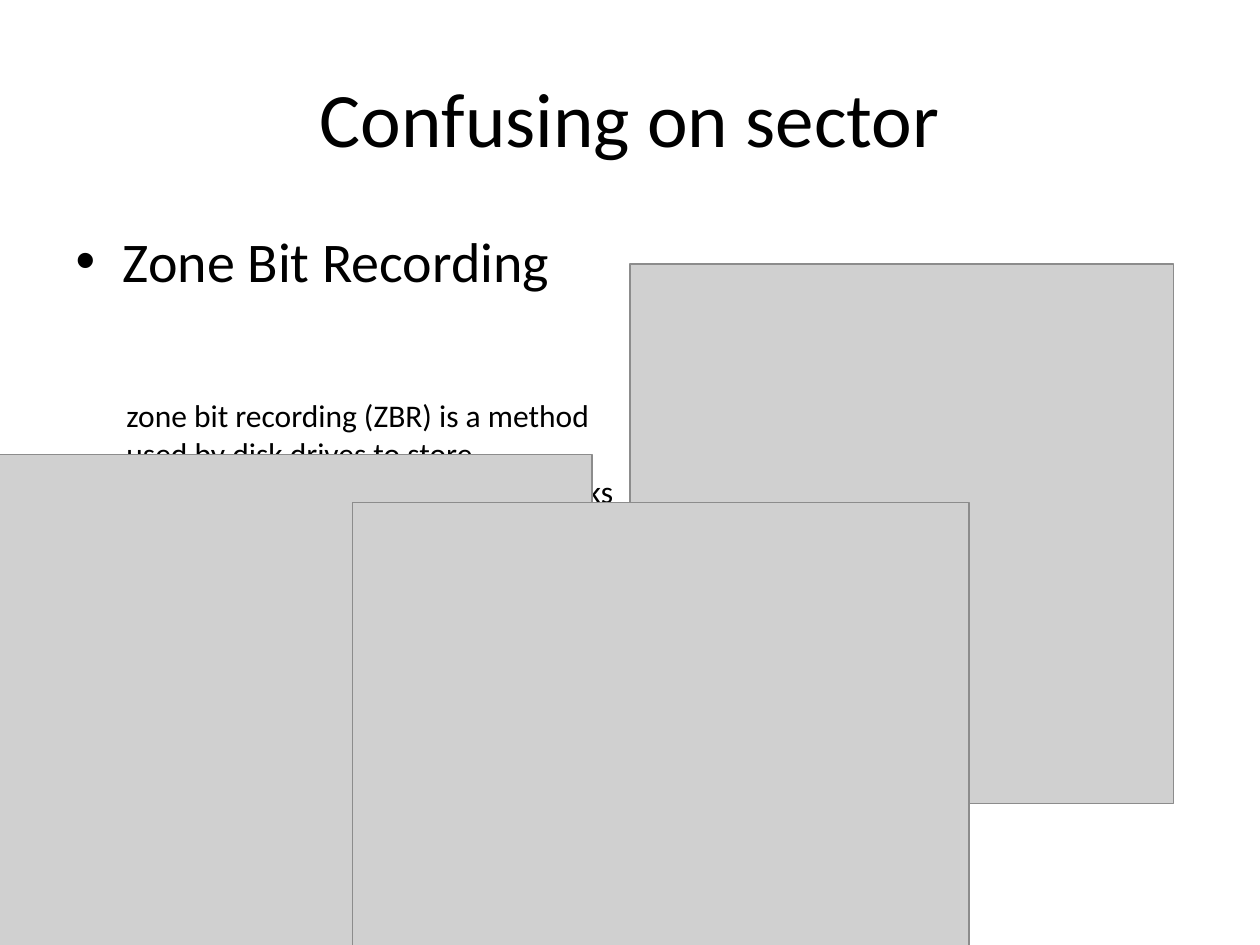
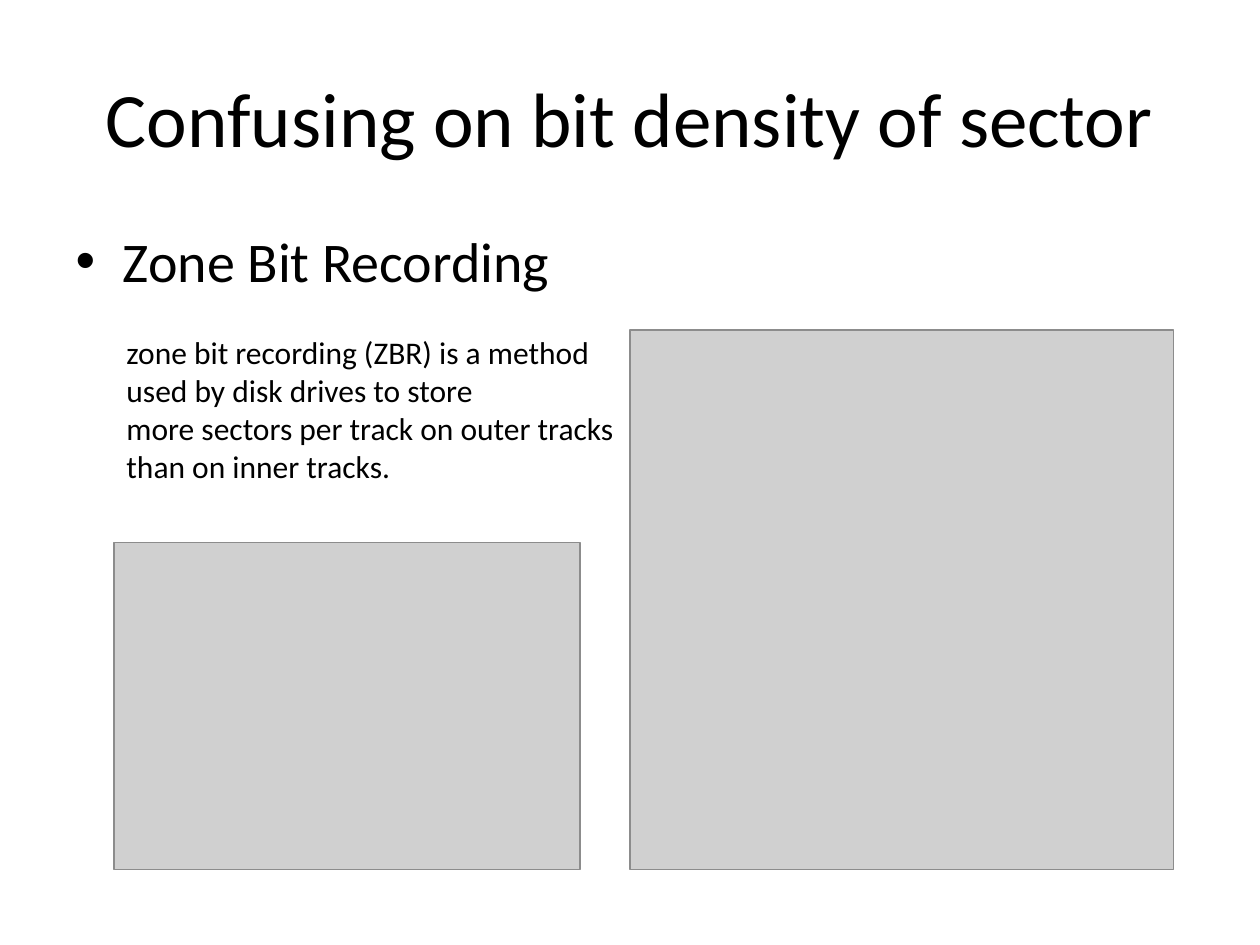
Before and after one commit to guhanjie/Knowledge-sharing, a slide deck: slide 32 of 数据存取模型.pptx (slide 38 before the commit). Drawn at 1260x945 pixels with LibreOffice and Linux fonts; fonts in the diff are those of the drawing; grey boxes stand for pictures. Boxes give left, top, right and bottom in pixels: in the first picture for what was removed or moved away, otherwise in the second. Text is boxed around its words. In the diff, an @@ line names an element or a change of style, - is before the commit and + after.

```diff
--- a/数据存取模型.pptx
+++ b/数据存取模型.pptx
@@ title at [106, 93, 1152, 161]: text changed @@
-Confusing on sector
+Confusing on bit density of sector
@@ text "zone bit recording (ZBR) is ..." rewrapped from [126, 404, 614, 548] to [126, 341, 614, 479] @@
@@ picture: place and size @@
-picture at [630, 265, 1173, 804]
+picture at [630, 330, 1173, 869]
@@ picture removed at [0, 455, 592, 945] @@
@@ picture removed at [353, 503, 970, 945] @@
@@ picture added at [115, 543, 581, 869] @@
```
Also in this commit, not shown: 4 other slides changed, 5 slides added, 7 slides removed.
